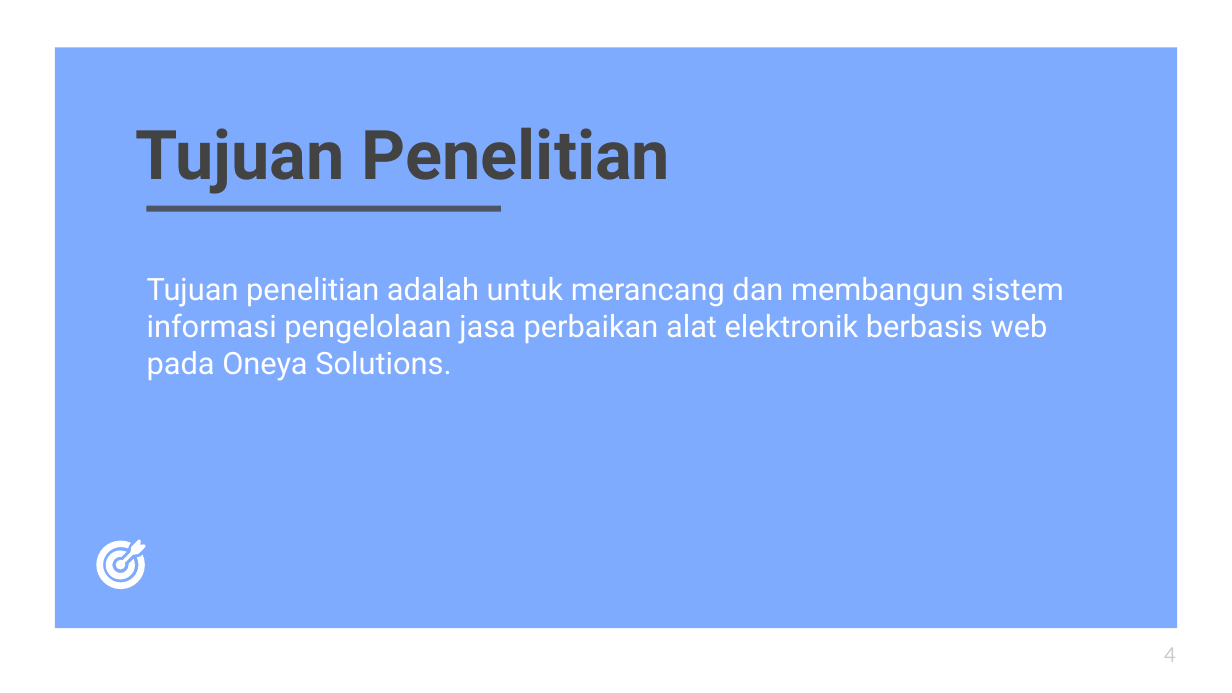
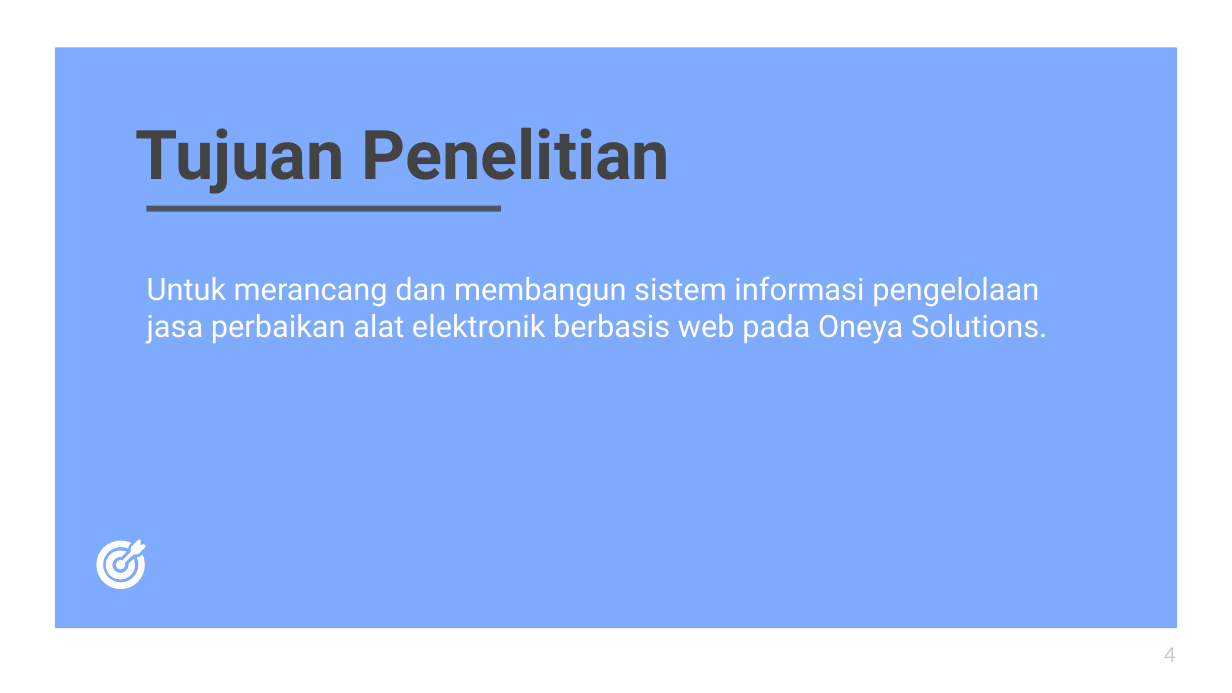
Before and after one commit to Naveigell/ta-1, a slide deck: slide 4 of Ujian Proposal.pptx. Drawn at 1232x693 pixels with LibreOffice and Linux fonts; fonts in the diff are those of the drawing. Boxes give left, top, right and bottom in pixels: in the first picture for what was removed or moved away, otherwise in the second. Text is boxed around its words. In the diff, an @@ line names an element or a change of style, - is before the commit and + after.

```diff
--- a/Ujian Proposal.pptx
+++ b/Ujian Proposal.pptx
@@ subtitle at [147, 276, 1047, 344]: text changed @@
-Tujuan penelitian adalah untuk merancang dan membangun sistem informasi pengelolaan jasa perbaikan alat elektronik berbasis web pada Oneya Solutions.
+Untuk merancang dan membangun sistem informasi pengelolaan jasa perbaikan alat elektronik berbasis web pada Oneya Solutions.
```
Also in this commit, not shown: 3 other slides changed, 1 slide removed.
